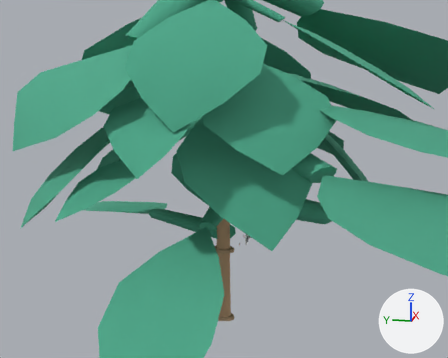
A saved change to the glTF model web-forest/public/model/species/cuphea-hyssopifolia.glb.
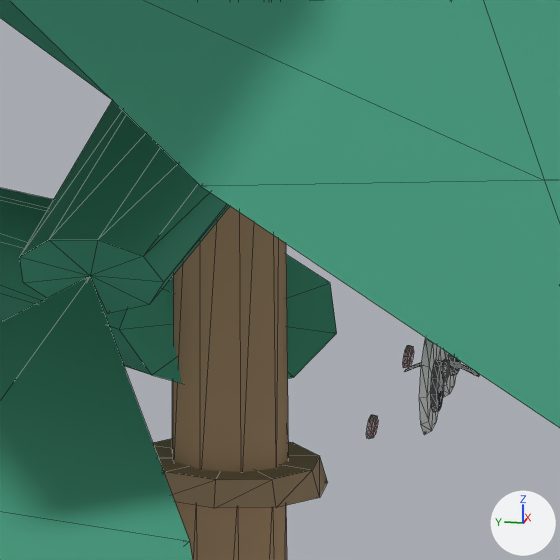
Old and new are each drawn from a 50 mm lens placed at (-0.849, -0.152, 0.445), pointed at (0.048, 0.027, 0.22) and again close up on the part from 44% to 58% of the width and 54% to 73% of the height. The lights are fixed; the arrows at lower right show +X, +Y and +Z. The last two pictures show the newer version. The close-ups show mesh edges as thin lines. Where no turn or scale is listed for an object, it has been applied to the vertices. Vertices at exactly the same position are counted once.

The first close-up shows 'p0', 'p1', 'p5', 'p9', 'stem'.
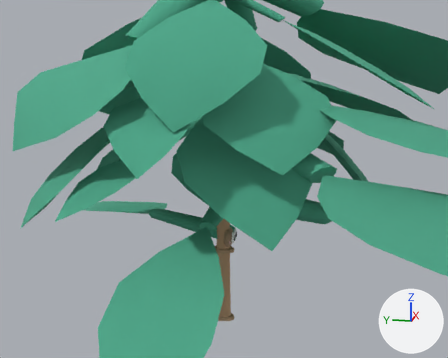
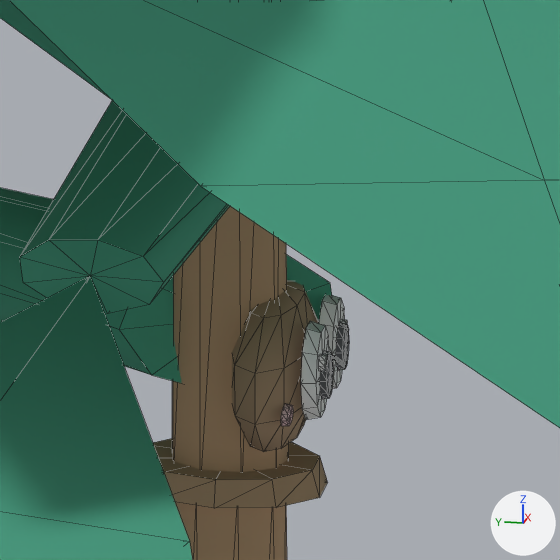
Edits to the bpy script that builds the scene:
```text
Change me_mesh_0:
    used by ob_stem; location = (0.0316, 0.0251, 0.0)
    remove me_mesh_0.from_pydata(...)  # 378 vertices, 696 faces; spans x -0.025..0.023, y -0.044..0.017, z 0.0..0.45
    add me_mesh_0.from_pydata(...)  # 420 vertices, 776 faces; spans x -0.025..0.019, y -0.021..0.017, z 0.0..0.45
    me_mesh_0 part 1: a new loose piece, a 10-sided cut cone along y (radius 0.0015 at the low end, 0.0016 at the high end) spanning x -0.0112..-0.008, y -0.0189..-0.0178, z 0.137..0.1401, in mat_flat
    me_mesh_0 part 2: a new loose piece, a 10-sided cut cone along y (radius 0.0028 by 0.0017 at the low end, 0.0031 by 0.0018 at the high end) spanning x -0.0189..-0.0127, y -0.0138..-0.0127, z 0.1291..0.1326, in mat_flat
    me_mesh_0 part 3: the loose piece of 38 vertices spanning x -0.001..0.001, y -0.044..-0.031, z 0.135..0.137 is scaled about its middle by (0.9, 0.593, 1.02), then moved by (0.0, 0.021, 0.0)
    me_mesh_0 part 4
    30 vertices are removed from x -0.019..0.022, y -0.04..-0.028, z 0.131..0.144
    194 faces are deleted
    146 vertices move from x -0.023..0.023, y -0.04..-0.028, z 0.128..0.145 to x -0.019..0.019, y -0.019..-0.001, z 0.119..0.147
    28 vertices are added at x -0.008..0.019, y -0.019..-0.004, z 0.13..0.15
    194 new faces join them
    me_mesh_0 part 5: 84 kept faces spanning x -0.019..0.019, y -0.019..-0.001, z 0.119..0.147 get new vertex colours
```

Changed parts and their boxes [x1, y1, x2, y2] in the close-ups (560 x 560 px; the box of a moved part takes in the faces that stretch with it):
'stem', reshaped: before [153, 206, 480, 560]; after [153, 206, 349, 560]
part 1 of me_mesh_0, added: after [319, 354, 327, 371]
part 2 of me_mesh_0, added: after [281, 404, 293, 426]
part 3 of me_mesh_0, moved or reshaped: before [405, 361, 480, 377]; after [332, 355, 346, 368]
part 4 of me_mesh_0, moved or reshaped: before [369, 338, 460, 438]; after [232, 280, 349, 425]
part 5 of me_mesh_0, recoloured: before [366, 348, 457, 439]; after [232, 293, 347, 452]
